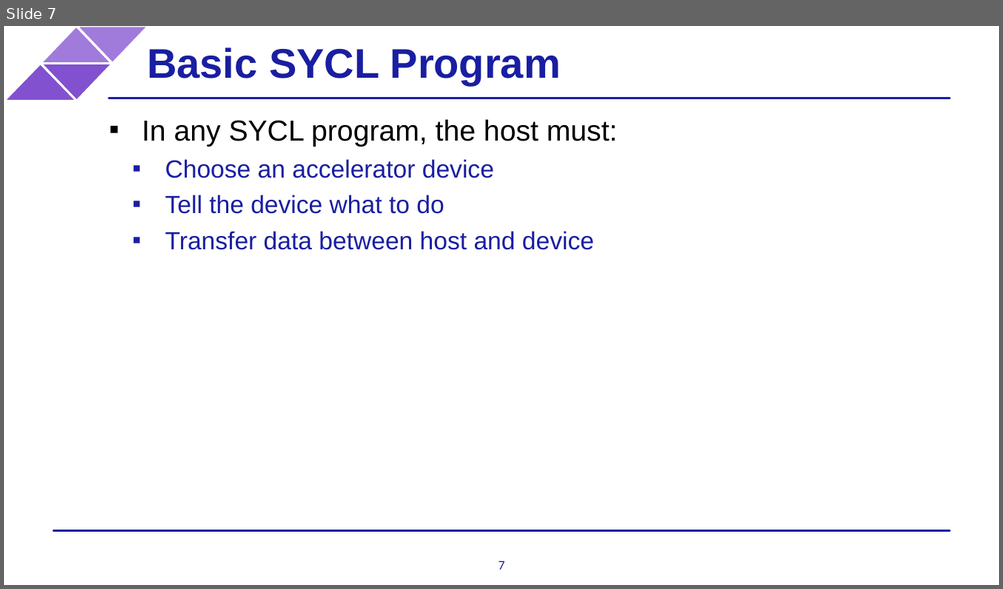
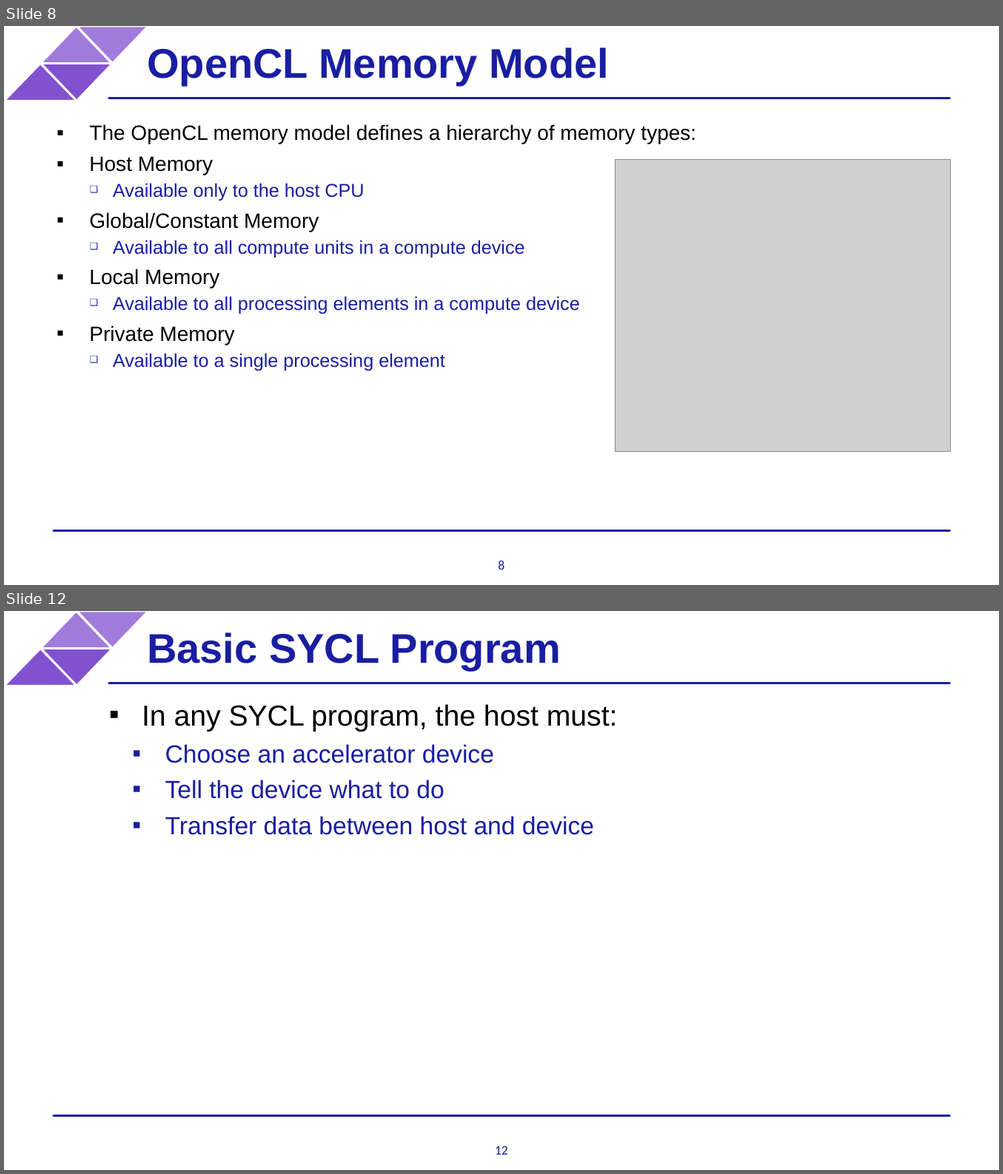
Before and after one commit to BenjaminMFindley/Reconfig-2-SYCL-DPCPP, a slide deck: Slides/SYCL intro.pptx. Shown one above the other, each under a label of ours: slide 7 before the commit, slides 8 and 12 after it; the slides between them are not shown. The pictures are 1003x589 and 1003x1174 pixels, drawn with LibreOffice and Linux fonts; fonts in the diff are those of the drawing; grey boxes stand for pictures; background and template pictures are left out. Boxes give left, top, right and bottom in pixels: in the first picture for what was removed or moved away, otherwise in the second. Text is boxed around its words. In the diff, an @@ line names an element or a change of style, - is before the commit and + after.

```diff
--- a/Slides/SYCL intro.pptx
+++ b/Slides/SYCL intro.pptx
@@ slide 8 added at [4,26,999,585], background #FFFFFF; not listed: 6 template elements that a slide beside it also shows @@
@@ text added at [147,47,609,84], 40 pt, text #191EA2, bold @@
+OpenCL Memory Model
@@ text added at [89,124,696,371], 18 pt, text #191EA2 @@
+▪ The OpenCL memory model defines a hierarchy of memory types:
+▪ Host Memory
+  ❑ Available only to the host CPU
+▪ Global/Constant Memory
+  ❑ Available to all compute units in a compute device
+▪ Local Memory
+  ❑ Available to all processing elements in a compute device
+▪ Private Memory
+  ❑ Available to a single processing element
@@ picture added at [615,159,950,453] @@
@@ page number added at [498,561,504,570], 12.7 pt, text #191EA2 @@
+8
@@ what was slide 7 is now slide 12 @@
@@ page number at [495,1146,508,1155]: text changed @@
-7
+12
```
Also in this commit, not shown: 2 slides changed, 8 other slides added, 5 slides removed.
